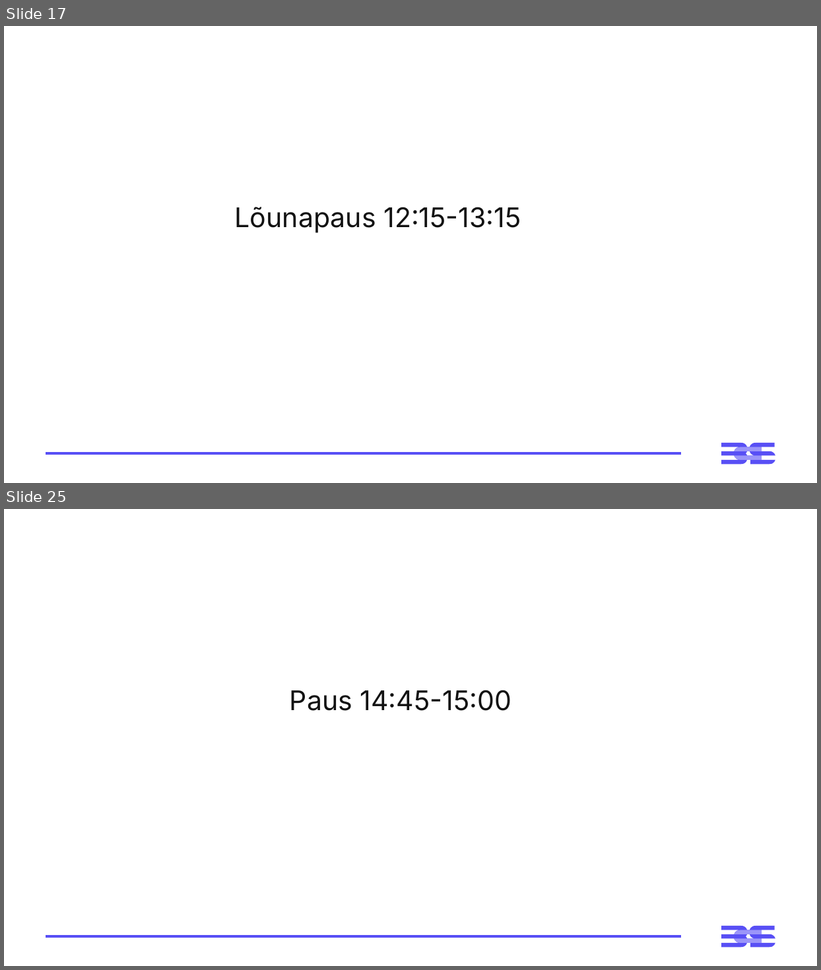
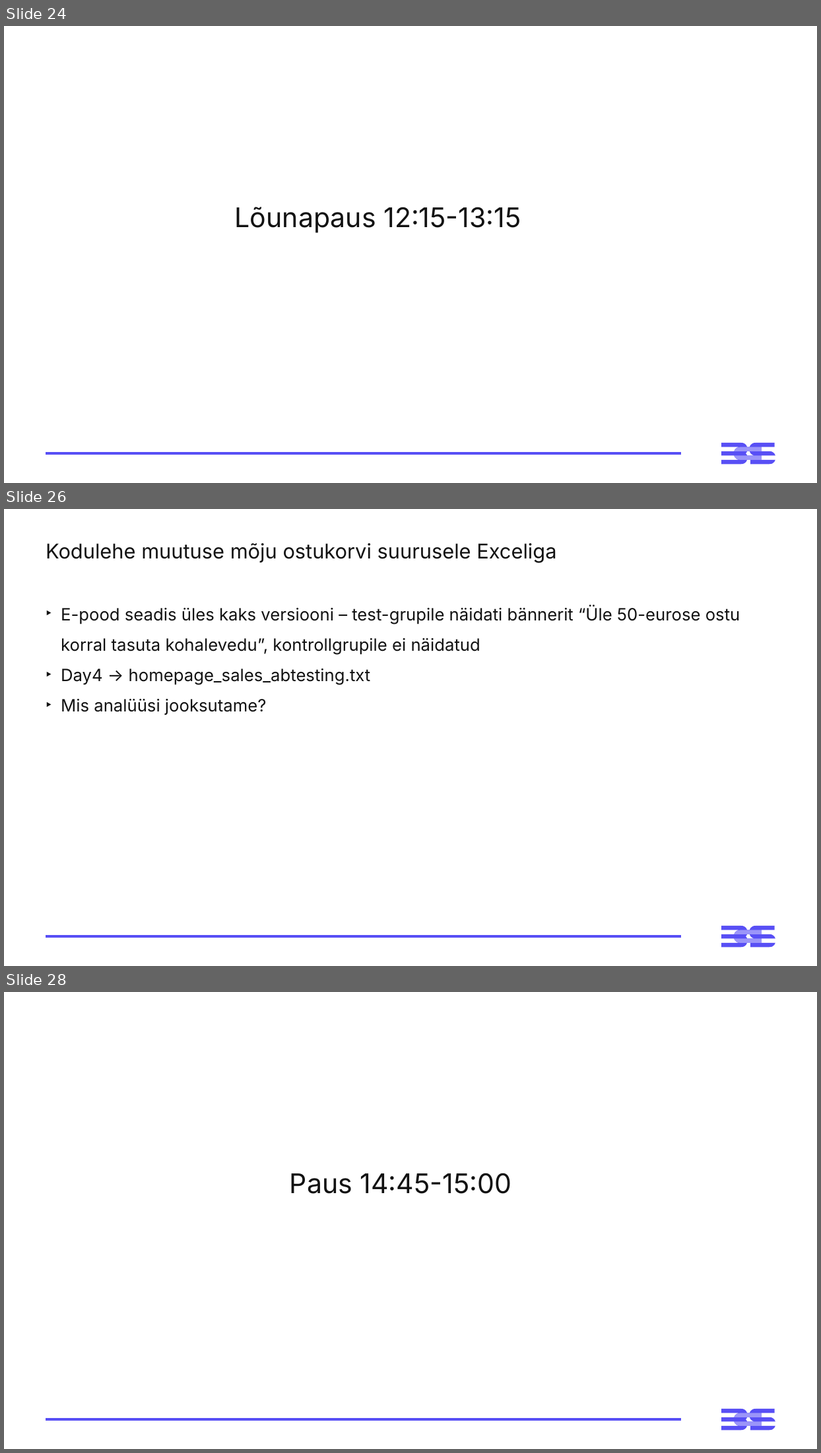
Before and after one commit to sergeierbin/andmetarkus, a slide deck: Esitlused/4-paev-andmetarkus-esitlus.pptx. Shown one above the other, each under a label of ours: slides 17 and 25 before the commit, slides 24, 26 and 28 after it; the slides between them are not shown. The pictures are 821x970 and 821x1453 pixels, drawn with LibreOffice and Linux fonts; fonts in the diff are those of the drawing. Boxes give left, top, right and bottom in pixels: in the first picture for what was removed or moved away, otherwise in the second. Text is boxed around its words. In the diff, an @@ line names an element or a change of style, - is before the commit and + after.

Commit message:
Excel fails added.

```diff
--- a/Esitlused/4-paev-andmetarkus-esitlus.pptx
+++ b/Esitlused/4-paev-andmetarkus-esitlus.pptx
@@ slide 26 added at <box>4,509,817,966</box>, background #FFFFFF; not listed: 3 template elements that a slide beside it also shows @@
@@ title added at <box>46,543,556,562</box>, 24 pt, text #121212 @@
+Kodulehe muutuse mõju ostukorvi suurusele Exceliga
@@ text added at <box>61,606,741,715</box>, 20 pt, text #121212 @@
+‣ E-pood seadis üles kaks versiooni – test-grupile näidati bännerit “Üle 50-eurose ostu korral tasuta kohalevedu”, kontrollgrupile ei näidatud
+‣ Day4 → homepage_sales_abtesting.txt
+‣ Mis analüüsi jooksutame?
@@ what was slide 17 is now slide 24 @@
@@ what was slide 25 is now slide 28 @@
```
Also in this commit, not shown: 2 other slides added, 14 other files.
